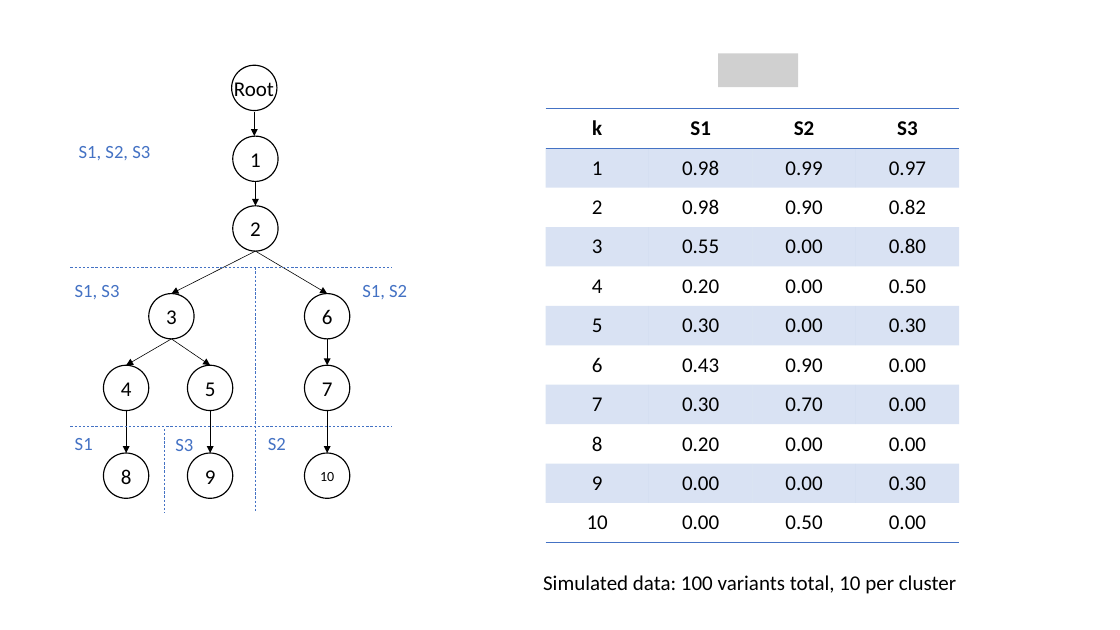
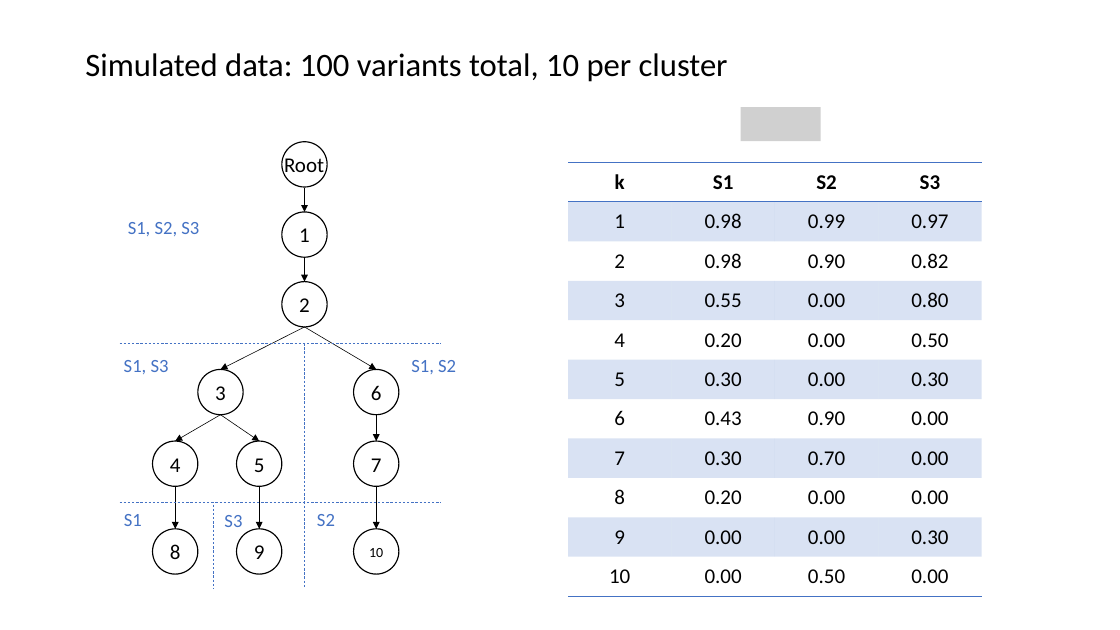
Before and after one commit to KarchinLab/pictograph, a slide deck: slide 2 of v6/figs/test-data-1.pptx (slide 1 before the commit). Drawn at 1120x630 pixels with LibreOffice and Linux fonts; fonts in the diff are those of the drawing; grey boxes stand for pictures. Boxes give left, top, right and bottom in pixels: in the first picture for what was removed or moved away, otherwise in the second. Text is boxed around its words. In the diff, an @@ line names an element or a change of style, - is before the commit and + after.

Commit message:
add slides

```diff
--- a/v6/figs/test-data-1.pptx
+++ b/v6/figs/test-data-1.pptx
@@ title "Simulated data: 100 variants total, ..." moved from (x1=543, y1=575, x2=956, y2=594) to (x1=85, y1=53, x2=728, y2=82) @@
@@ title "Simulated data: 100 variants total, ..." at (x1=85, y1=53, x2=728, y2=82): size 18 to 28 pt; line spacing 1 to 0.9; vertical alignment top to middle @@
@@ picture removed at (x1=718, y1=54, x2=798, y2=87) @@
@@ picture added at (x1=741, y1=108, x2=821, y2=141) @@
@@ table moved from (x1=545, y1=108, x2=959, y2=543) to (x1=568, y1=162, x2=981, y2=597) @@
@@ 11 ellipses, 10 arrows, 7 texts, 4 lines moved together from (x1=71, y1=66, x2=407, y2=513) to (x1=119, y1=142, x2=456, y2=589) @@
```
Also in this commit, not shown: 1 other slide changed, 4 slides added.
